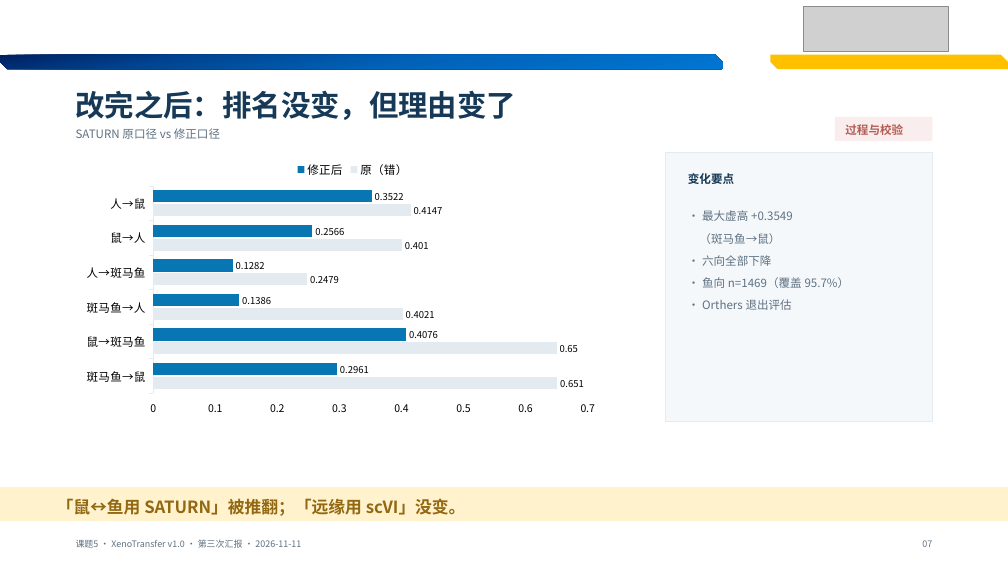
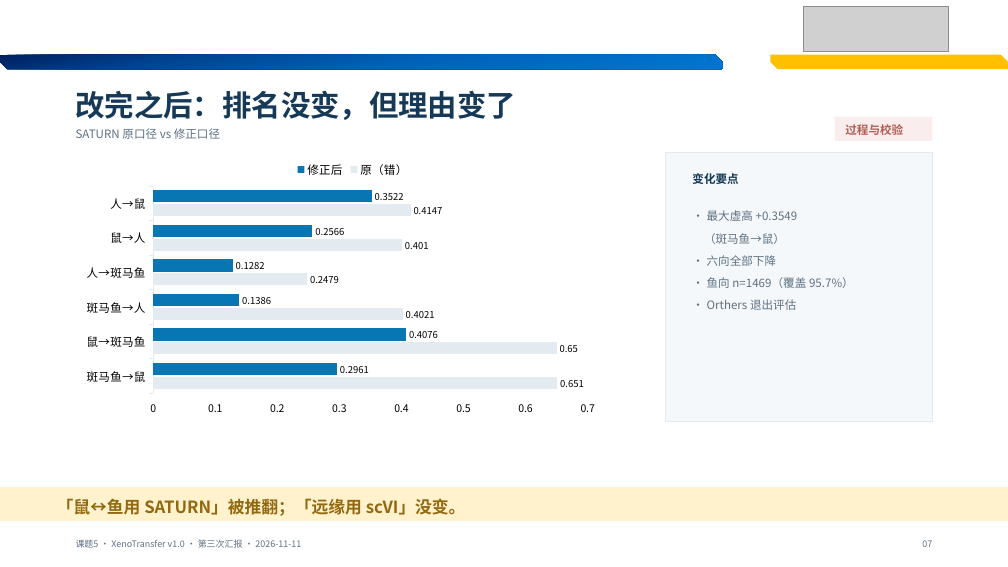
Before and after one commit to bernis-web/course5-prep, a slide deck: slide 7 of deliverables/课题5-汇报-v5-20261111.pptx. Drawn at 1008x567 pixels with LibreOffice and Linux fonts; fonts in the diff are those of the drawing; grey boxes stand for pictures. Boxes give left, top, right and bottom in pixels: in the first picture for what was removed or moved away, otherwise in the second. Text is boxed around its words. In the diff, an @@ line names an element or a change of style, - is before the commit and + after.

```diff
--- a/deliverables/课题5-汇报-v5-20261111.pptx
+++ b/deliverables/课题5-汇报-v5-20261111.pptx
@@ text "变化要点": place and size @@
-text "变化要点" at [688,173,734,184]
+text "变化要点" at [692,173,738,184]
@@ text "· 最大虚高 +0.3549": place and size @@
-text "· 最大虚高 +0.3549" at [699,210,850,310]
+text "· 最大虚高 +0.3549" at [704,210,854,310]
```
Also in this commit, not shown: 5 other slides changed, 5 other files.
